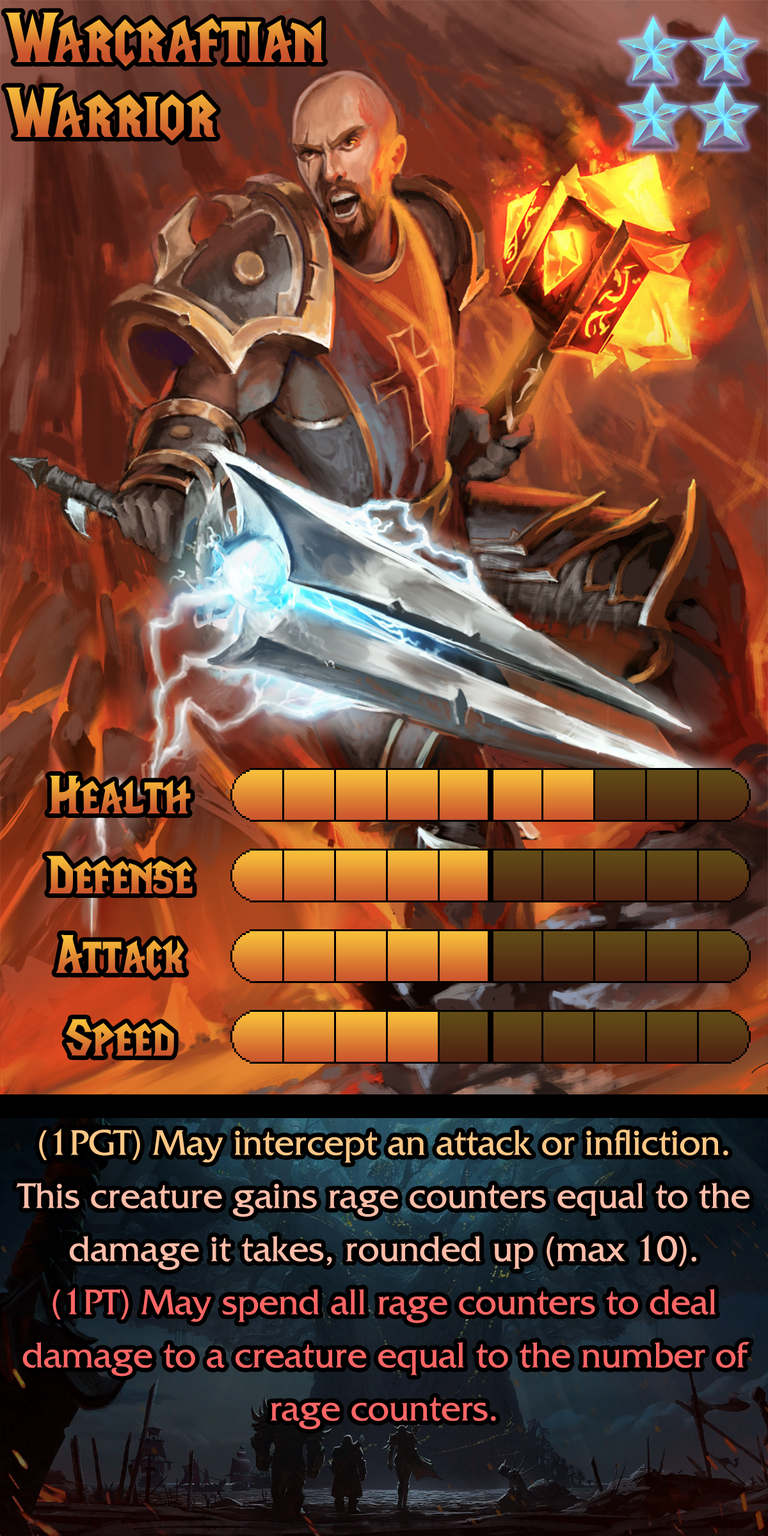
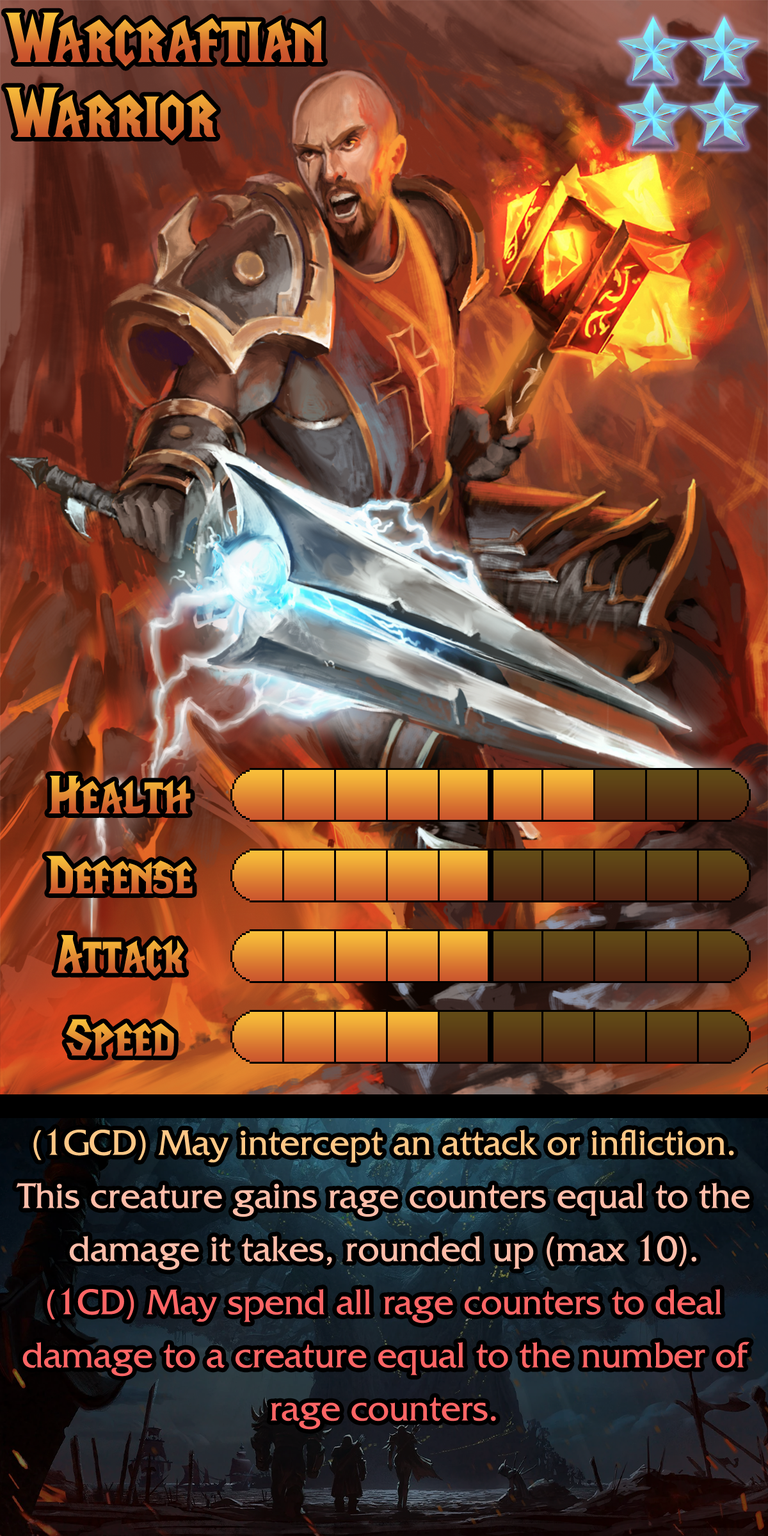
Layer changes from the first 768x1536 image to the second:
painted on "Ability" over [left=33, top=1128, right=735, bottom=1324]
